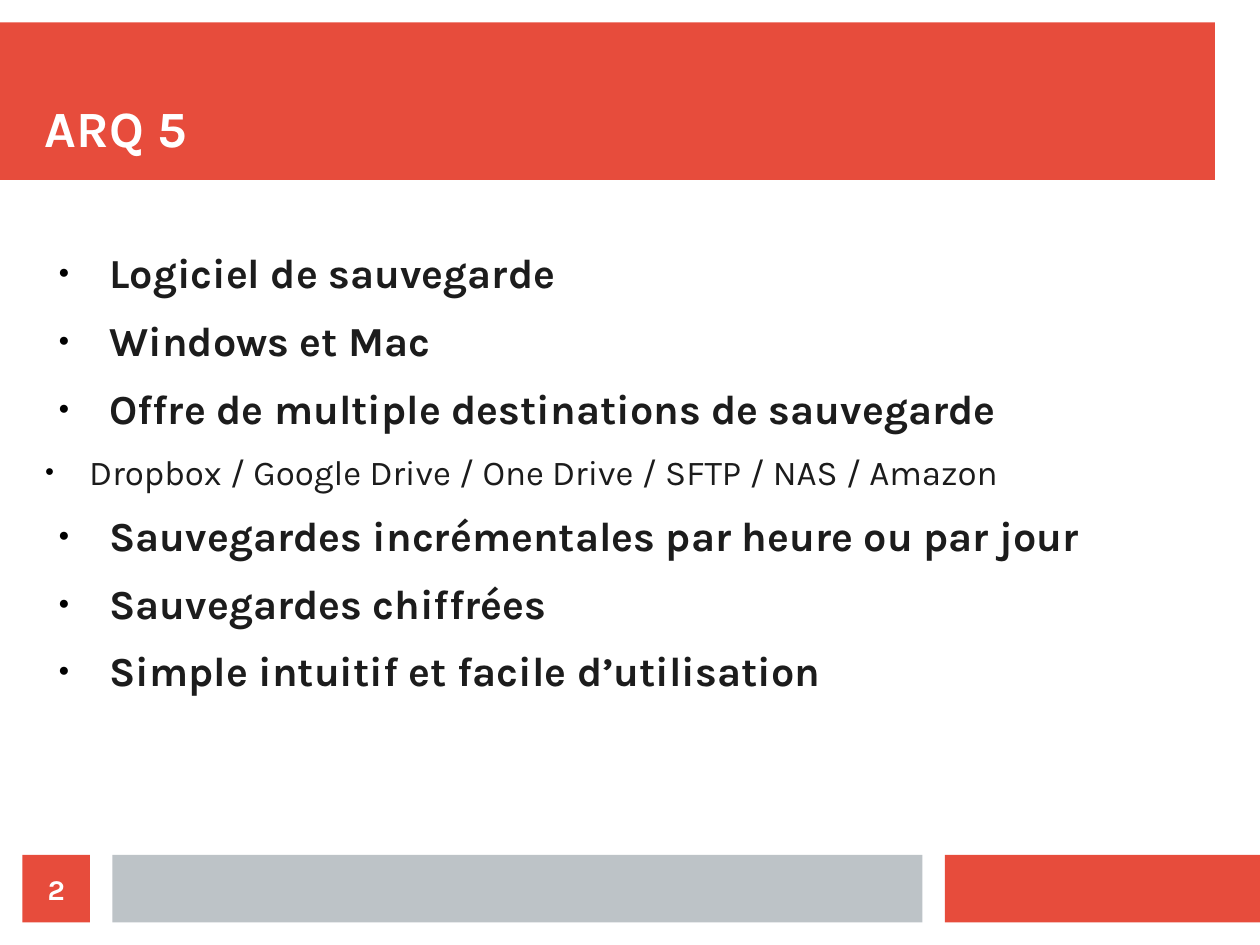
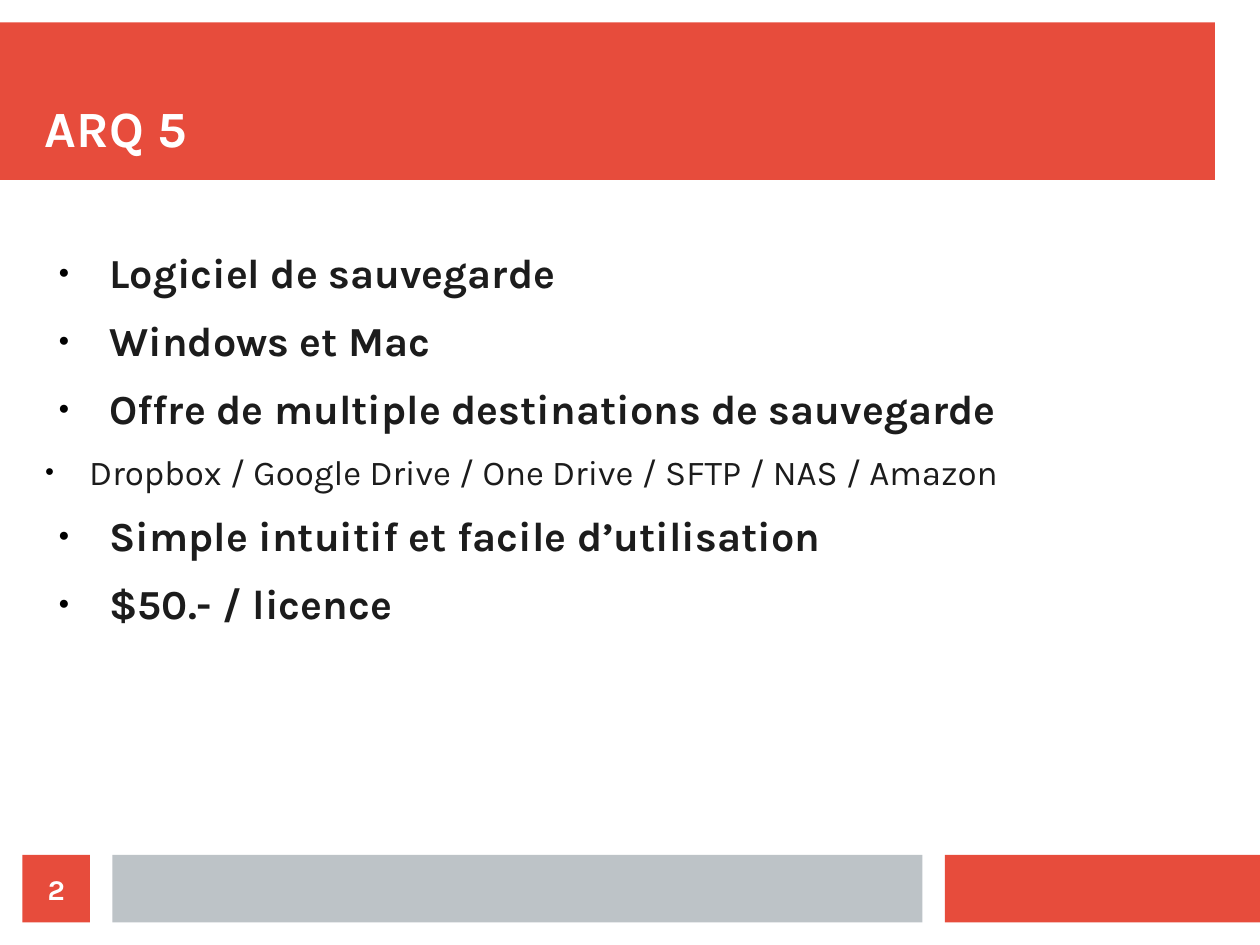
Before and after one commit to Nyahon/AIT, a slide deck: slide 2 of AIT_Amazon_Presentation.odp. Drawn at 1260x945 pixels with LibreOffice and Linux fonts; fonts in the diff are those of the drawing. Boxes give left, top, right and bottom in pixels: in the first picture for what was removed or moved away, otherwise in the second. Text is boxed around its words. In the diff, an @@ line names an element or a change of style, - is before the commit and + after.

```diff
--- a/AIT_Amazon_Presentation.odp
+++ b/AIT_Amazon_Presentation.odp
@@ text at <box>109,518,1078,630</box>: paragraphs removed @@
-● Sauvegardes incrémentales par heure ou par jour
-● Sauvegardes chiffrées
@@ text at <box>109,588,392,623</box>: paragraph added @@
+● $50.- / licence
```
Also in this commit, not shown: 2 other slides changed.
